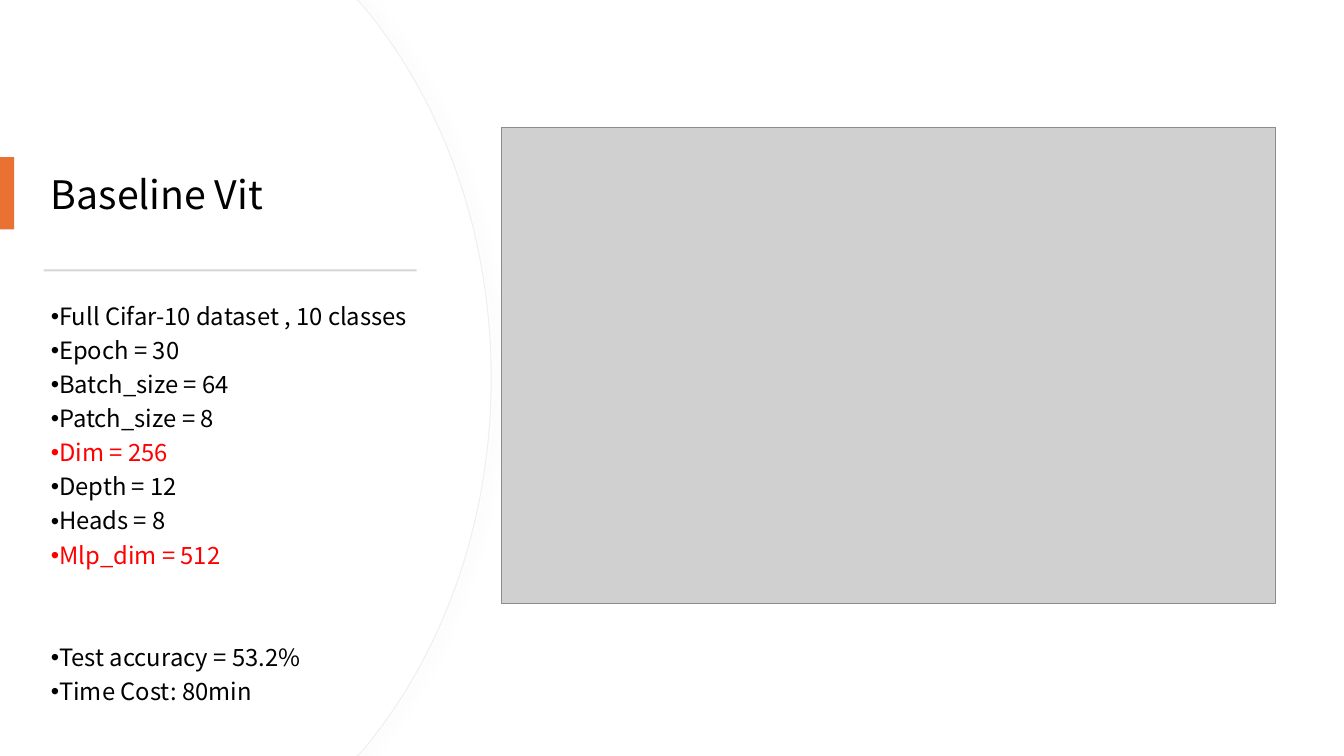
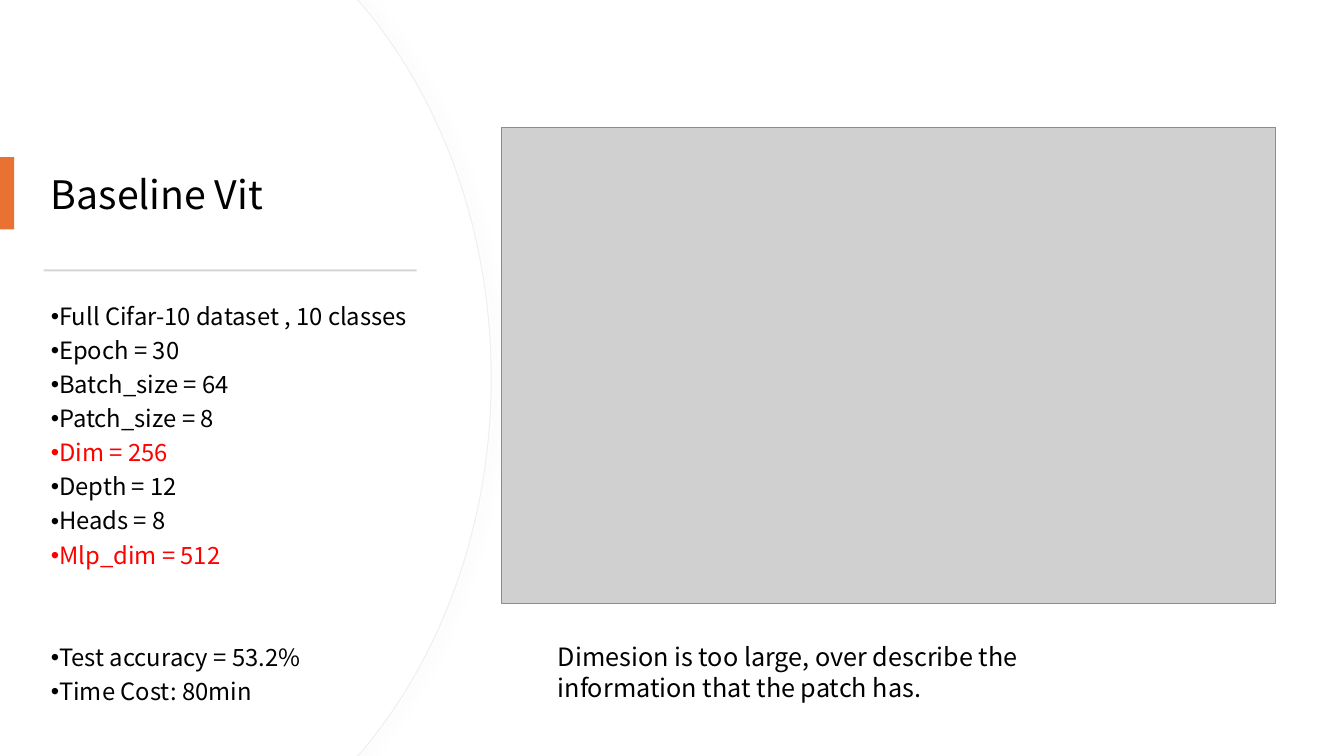
Before and after one commit to 410oldfish/Adv-CV, a slide deck: slide 11 of A1/Report/Vit.pptx. Drawn at 1344x756 pixels with LibreOffice and Linux fonts; fonts in the diff are those of the drawing; grey boxes stand for pictures. Boxes give left, top, right and bottom in pixels: in the first picture for what was removed or moved away, otherwise in the second. Text is boxed around its words. In the diff, an @@ line names an element or a change of style, - is before the commit and + after.

```diff
--- a/A1/Report/Vit.pptx
+++ b/A1/Report/Vit.pptx
@@ text added at (558, 646, 1018, 703), 18 pt, text #000000 @@
+Dimesion is too large, over describe the information that the patch has.
```
Also in this commit, not shown: 6 other slides changed, 2 slides added.
